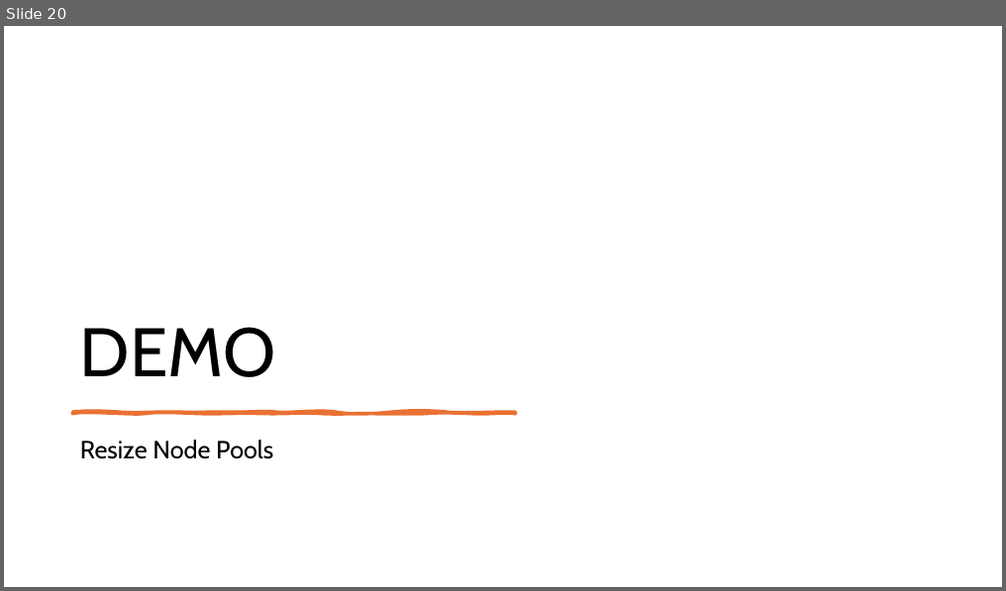
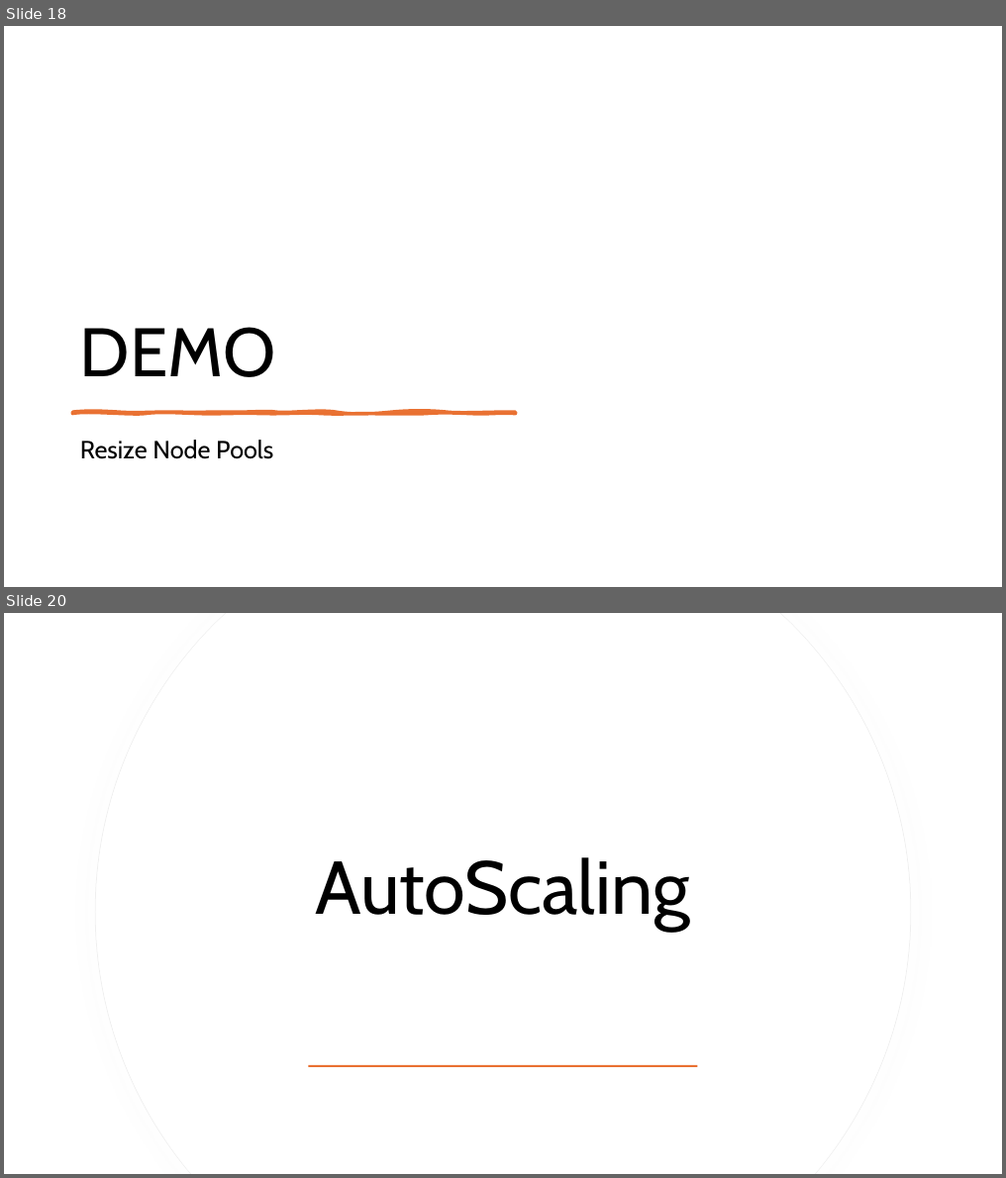
Before and after one commit to fhbilgen/AKSWorkshop, a slide deck: AKS_02_Node_Pools.pptx. Shown one above the other, each under a label of ours: slide 20 before the commit, slides 18 and 20 after it; the slides between them are not shown. The pictures are 1006x591 and 1006x1178 pixels, drawn with LibreOffice and Linux fonts; fonts in the diff are those of the drawing. Boxes give left, top, right and bottom in pixels: in the first picture for what was removed or moved away, otherwise in the second. Text is boxed around its words. In the diff, an @@ line names an element or a change of style, - is before the commit and + after.

Commit message:
AutoScaler and Node connection

```diff
--- a/AKS_02_Node_Pools.pptx
+++ b/AKS_02_Node_Pools.pptx
@@ slide 20 added at [4,613,1002,1174], background #FFFFFF @@
@@ freeform shape added at [95,613,912,1174], fill #FFFFFF, outline #EFEFEF 0.75 pt @@
@@ freeform shape added at [96,613,911,1174], fill #FFFFFF @@
@@ title added at [315,858,690,930], 72 pt, text #000000 @@
+AutoScaling
@@ rectangle added at [309,1065,698,1067], fill #E97132 @@
@@ what was slide 20 is now slide 18 @@
```
Also in this commit, not shown: 1 slide changed, 10 other slides added, 5 other files.
